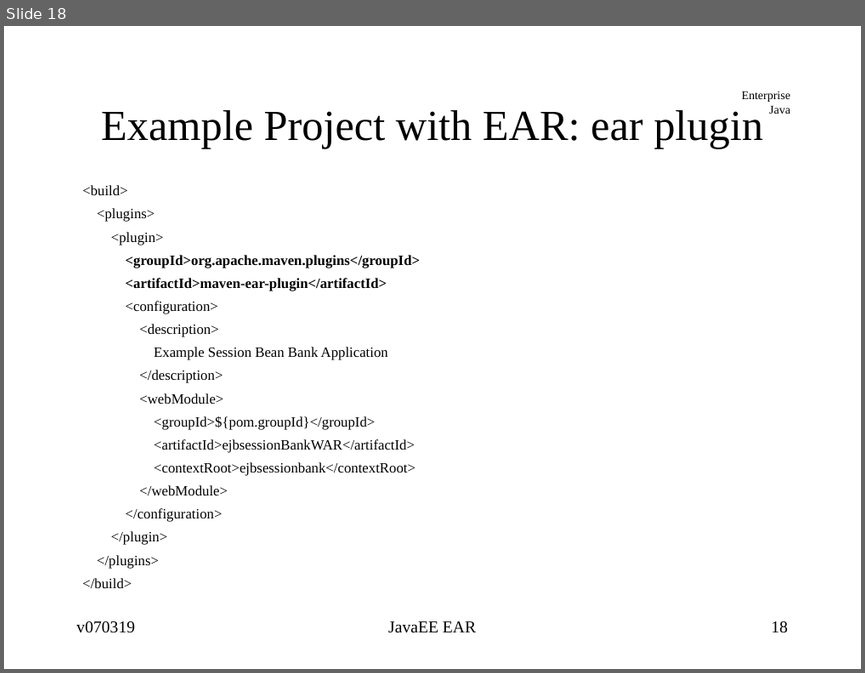
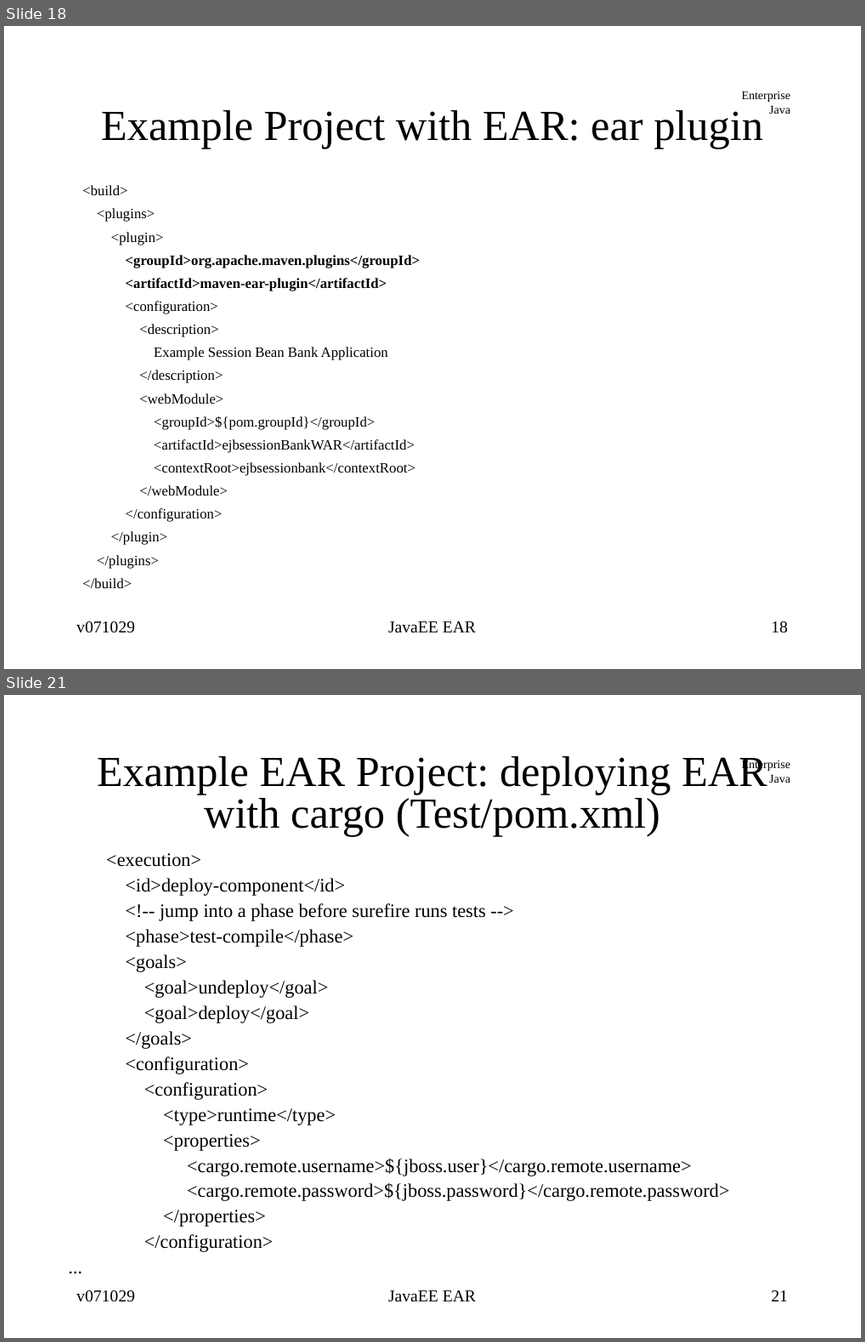
Before and after one commit to jcstaff/ejava-javaee, a slide deck: course-docs/src/site/resources/lectures/javaeeEAR.ppt. Shown one above the other, each under a label of ours: slide 18 before the commit, slides 18 and 21 after it; the slides between them are not shown. The pictures are 865x673 and 865x1342 pixels, drawn with LibreOffice and Linux fonts; fonts in the diff are those of the drawing. Boxes give left, top, right and bottom in pixels: in the first picture for what was removed or moved away, otherwise in the second. Text is boxed around its words. In the diff, an @@ line names an element or a change of style, - is before the commit and + after.

```diff
--- a/course-docs/src/site/resources/lectures/javaeeEAR.ppt
+++ b/course-docs/src/site/resources/lectures/javaeeEAR.ppt
@@ slide 21 added at <box>4,695,861,1338</box>, background #FFFFFF; not listed: 1 template element that a slide beside it also shows @@
@@ title added at <box>97,756,767,836</box>, 36 pt, text #000000 @@
+Example EAR Project: deploying EAR with cargo (Test/pom.xml)
@@ text added at <box>106,853,729,1252</box>, 16 pt, text #000000 @@
+<execution>
+<id>deploy-component</id>
+<!-- jump into a phase before surefire runs tests -->
+<phase>test-compile</phase>
+<goals>
+<goal>undeploy</goal>
+<goal>deploy</goal>
+</goals>
+<configuration>
+<configuration>
+<type>runtime</type>
+<properties>
+<cargo.remote.username>${jboss.user}</cargo.remote.username>
+<cargo.remote.password>${jboss.password}</cargo.remote.password>
+</properties>
+</configuration>
+...
@@ text added at <box>76,1290,135,1302</box>, 14 pt, text #000000 @@
+v071029
@@ text added at <box>388,1290,476,1302</box>, 14 pt, text #000000 @@
+JavaEE EAR
@@ page number added at <box>771,1290,788,1301</box>, 14 pt, text #000000 @@
+21
@@ slide 18 changed as well @@
@@ text at <box>76,621,135,633</box>: text changed @@
-v070319
+v071029
```
Also in this commit, not shown: 16 other slides changed, 8 other slides added, 1 slide removed, 7 other files.
